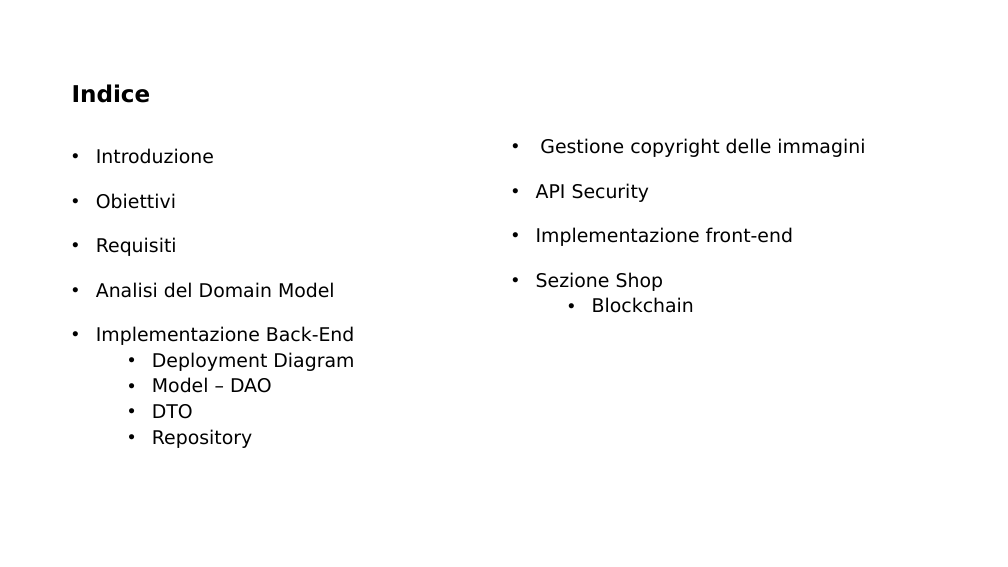
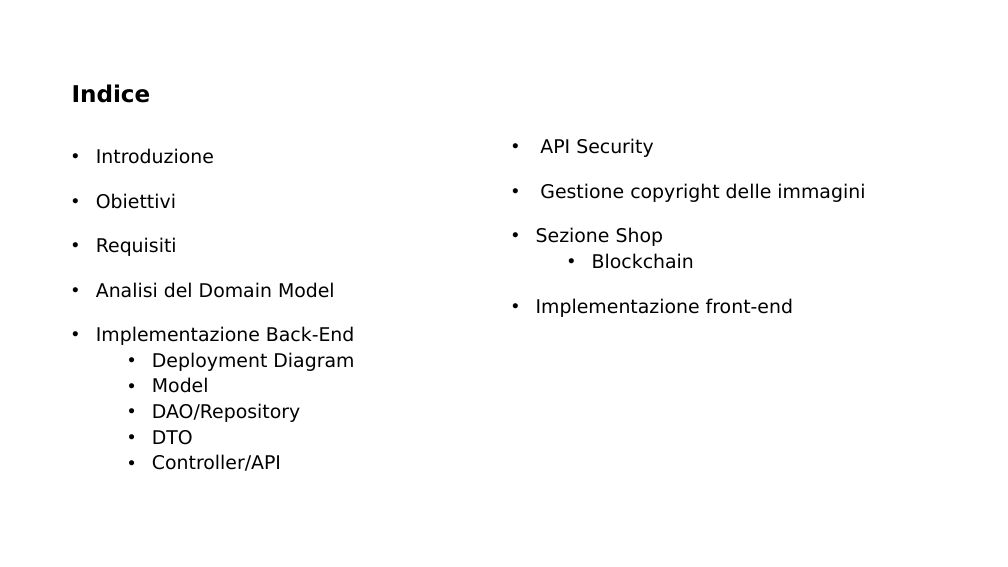
Before and after one commit to And97/myportfolio, a slide deck: slide 2 of documentazione/Presentazione SWAM.pptx. Drawn at 1008x567 pixels with LibreOffice and Linux fonts; fonts in the diff are those of the drawing; background and template pictures are left out. Boxes give left, top, right and bottom in pixels: in the first picture for what was removed or moved away, otherwise in the second. Text is boxed around its words. In the diff, an @@ line names an element or a change of style, - is before the commit and + after.

```diff
--- a/documentazione/Presentazione SWAM.pptx
+++ b/documentazione/Presentazione SWAM.pptx
@@ text at (x1=540, y1=138, x2=654, y2=157): paragraph added @@
+• API Security
@@ text at (x1=536, y1=183, x2=793, y2=246): paragraphs removed @@
-• API Security
-• Implementazione front-end
@@ text at (x1=536, y1=298, x2=793, y2=317): paragraph added @@
+• Implementazione front-end
@@ text at (x1=152, y1=377, x2=300, y2=422): text changed @@
-  • Model – DAO
+  • Model
+  • DAO/Repository
@@ text at (x1=152, y1=454, x2=281, y2=471): text changed @@
-  • Repository
+  • Controller/API
```
Also in this commit, not shown: 13 other slides changed, 1 slide added, 4 other files.
